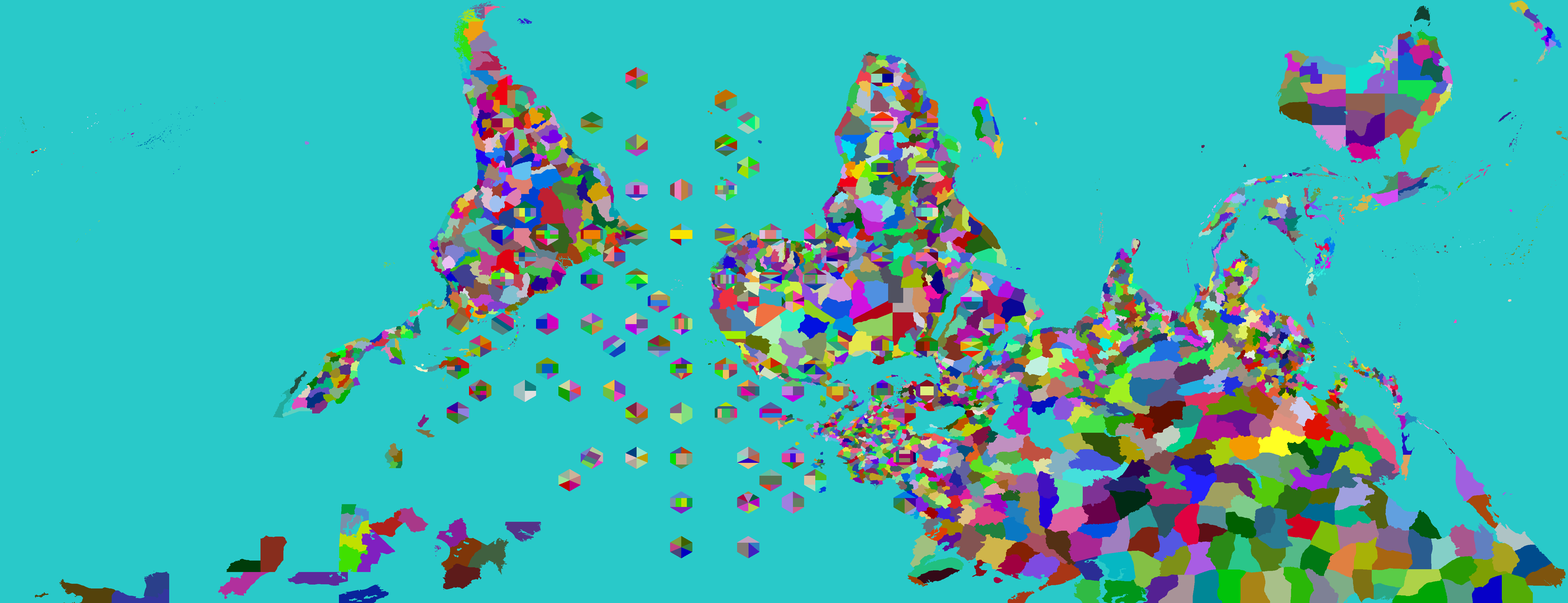
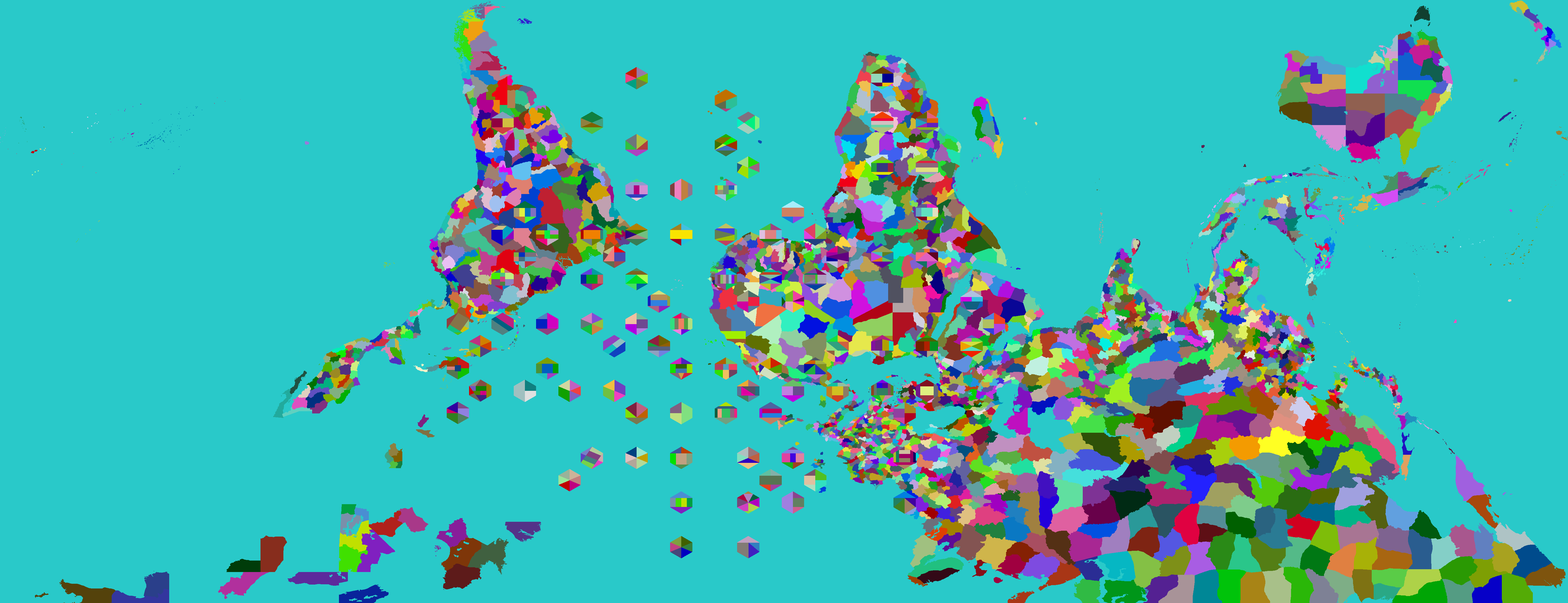
Before/after of a 1568px x 603px layered artwork. What changed in the layer stack:
painted on "Provinces" over [781, 201, 820, 439]
